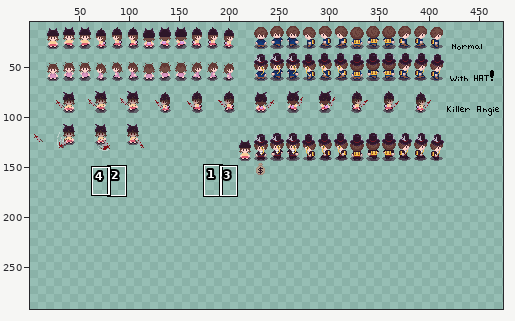
Sprite sheet -- Assets/Sprites/New Players/Character-Sheet.png. Above, an overview of the earlier version with the close-up marked.
Close-up. Earlier state:
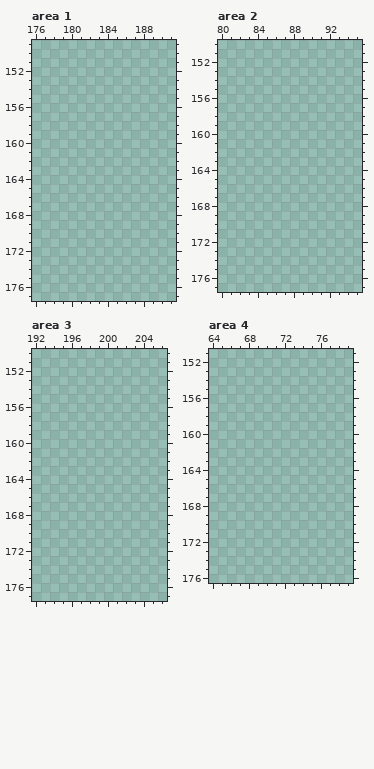
The file is 512x512 pixels. Colours within 5 levels of each other are drawn and written as one. Shown: area 1: x 176..191, y 149..177; area 2: x 80..95, y 150..177; area 3: x 192..206, y 150..177; area 4: x 64..79, y 151..176. The wide view leaves out empty margins. The commit also changed other parts of the picture, which this record leaves out.
Palette (. is transparent): 
Now the later version:
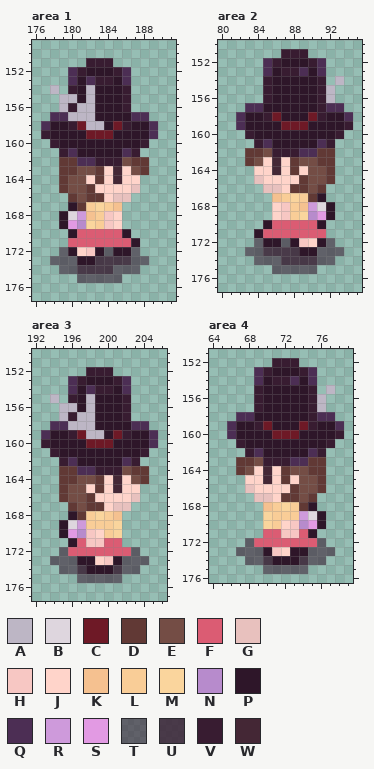
Colours new in this view: A #bdb6c5  B #ded6de  C #6e1926  D #613935  E #744d45  F #db5c73  G #e8c1be  H #f7c7c3  J #ffd4ca  K #f5c190  L #f9cd97  M #fad59d  N #b78bcc  P #2e1629  Q #4c2e54  R #ce9adb  S #e29ae3  T #381c3192  U #381c31d0  V #381c31  W #442735
Difference:
Changed rows in their new state; - is an unchanged pixel.
Area 1:
first column x 177:
151 -----VVV-----
152 ---QVPPPVQ---
153 ---QPQVVPQ---
154 -A-VPAPPPV---
155 --AAPAPPPV---
156 --AVAAPPPV---
157 -QQAAAPPPPQQ-
158 QPPVCAAPCVPPQ
159 VPPPPCCCPPPPQ
160 -VPPPPPPPPPV-
161 --VQPPPPPQV--
162 --DDQQVVVEDD-
163 --DDEEDJWJED-
164 --DEEJDJWJJ--
165 --DEEDJJJJG--
166 ---DEDDJGG---
167 ---PDLMLK----
168 --PBRKLHJ----
169 --PSNMLHJ----
170 ---PFFFFFP---
171 ---FFFFFFFP--
172 --TPJHPTPPT--
173 -TTTPPUUUUTT-
174 --TTUUUUTTT--
175 ----TTTTT----
Area 2:
first column x 82:
151 -----VVV-----
152 ---QVPPPVQ---
153 ---QPVVQPQ---
154 ---VPPPPPV-A-
155 ---VPPPPPVA--
156 ---VPPPPPVA--
157 -QQPPPPPPVQQ-
158 QPPVCPPPCVPPQ
159 QPPPPCCCPPPPV
160 -VPPPPPPPPPV-
161 --VQPPPPPQV--
162 -DDEVVVQQDD--
163 -DEJWJDEEDD--
164 --JJWJDJEED--
165 --GJJJJDEED--
166 ---GGJDDED---
167 ----KLMLDP---
168 ----JHLKRBP--
169 ----JHLMNSP--
170 ---PFFFFFP---
171 --PFFFFFFF---
172 --TPPTPHJPT--
173 -TTUUUUPPTTT-
174 --TTTUUUUTT--
175 ----TTTTT----
Area 3:
first column x 193:
152 -----VVV-----
153 ---QVPPPVQ---
154 ---QPQVVPQ---
155 -A-VPAPPPV---
156 --AAPAPPPV---
157 --AVAAPPPV---
158 -QQAAAPPPPQQ-
159 QPPVCAAPCVPPQ
160 VPPPPCCCPPPPQ
161 -VPPPPPPPPPV-
162 --VQPPPPPQV--
163 --DDQQVVVEDD-
164 --DDEEDJWJED-
165 --DEEJDJWJJ--
166 --DEEDJJJJG--
167 ---DEDDJGG---
168 ---PDLMLK----
169 --PBRLLLM----
170 --PSNHJLM----
171 ---PFHHFF----
172 --TFFFFFFFT--
173 -TTTPPJHPTTT-
174 --TTUPPPUTT--
175 ----TTTTT----
Area 4:
first column x 66:
152 -----VVV-----
153 ---QVPPPVQ---
154 ---QPVVQPQ---
155 ---VPPPPPV-A-
156 ---VPPPPPVA--
157 ---VPPPPPVA--
158 -QQPPPPPPVQQ-
159 QPPVCPPPCVPPQ
160 QPPPPCCCPPPPV
161 -VPPPPPPPPPV-
162 --VQPPPPPQV--
163 -DDEVVVQQDD--
164 -DEJWJDEEDD--
165 --JJWJDJEED--
166 --GJJJJDEED--
167 ---GGJDDED---
168 ----KLMLDP---
169 ----MLLLRBP--
170 ----MLJHNSP--
171 ----FFHHFP---
172 --TFFFFFFFT--
173 -TTTPHJPPTTT-
174 --TTUPPPUTT--
175 ----TTTTT----
Boxes around the changes in both close-ups, in picture pixels (x1, y1, x2, y2):
added: (41, 58, 158, 283)
added: (236, 49, 353, 274)
added: (41, 367, 158, 583)
added: (227, 358, 344, 574)
